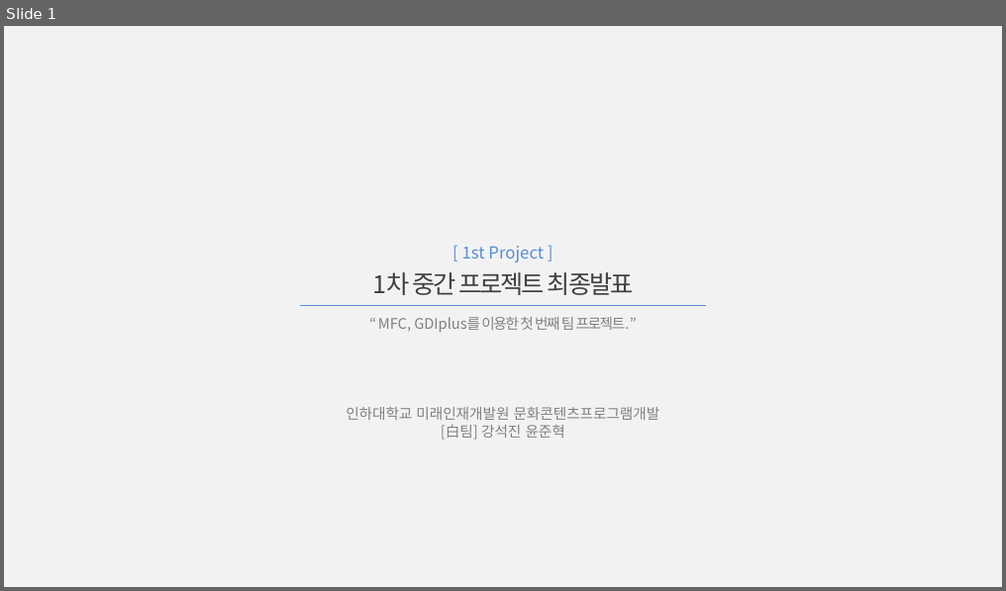
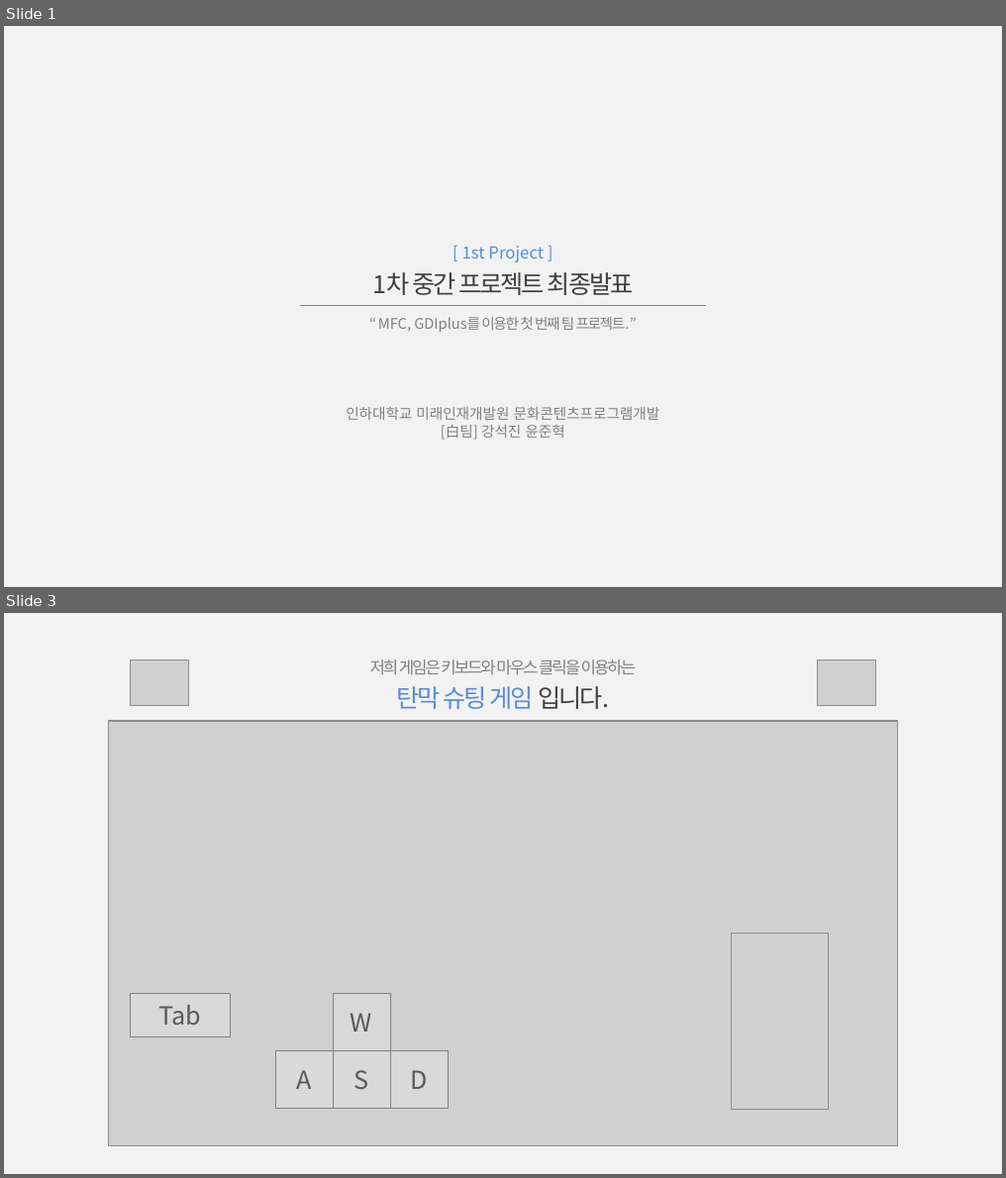
Before and after one commit to Hanel99/inha_1stproject, a slide deck: 기타/1차중간프로젝트_최종발표_白팀_강석진윤준혁.pptx. Shown one above the other, each under a label of ours: slide 1 before the commit, slides 1 and 3 after it; the slides between them are not shown. The pictures are 1006x591 and 1006x1178 pixels, drawn with LibreOffice and Linux fonts; fonts in the diff are those of the drawing; grey boxes stand for pictures. Boxes give left, top, right and bottom in pixels: in the first picture for what was removed or moved away, otherwise in the second. Text is boxed around its words. In the diff, an @@ line names an element or a change of style, - is before the commit and + after.

```diff
--- a/기타/1차중간프로젝트_최종발표_白팀_강석진윤준혁.pptx
+++ b/기타/1차중간프로젝트_최종발표_白팀_강석진윤준혁.pptx
@@ slide 3 added at [4, 613, 1002, 1174], background #F2F2F2 @@
@@ picture added at [131, 661, 188, 706] @@
@@ text added at [370, 660, 636, 709], 12 pt, text #808080 @@
+저희 게임은 키보드와 마우스 클릭을 이용하는
+탄막 슈팅 게임 입니다.
@@ picture added at [818, 661, 875, 706] @@
@@ picture added at [109, 721, 898, 1146] @@
@@ picture added at [731, 934, 829, 1109] @@
@@ rectangle added at [131, 993, 231, 1037], fill #D9D9D9, outline #808080 0.25 pt, 18 pt, text #595959 @@
+Tab
@@ group added at [275, 993, 449, 1109]: 4 rectangles @@
+W
+S
+D
+A
```
Also in this commit, not shown: 5 slides changed, 17 other slides added, 23 slides removed, 23 other files.
